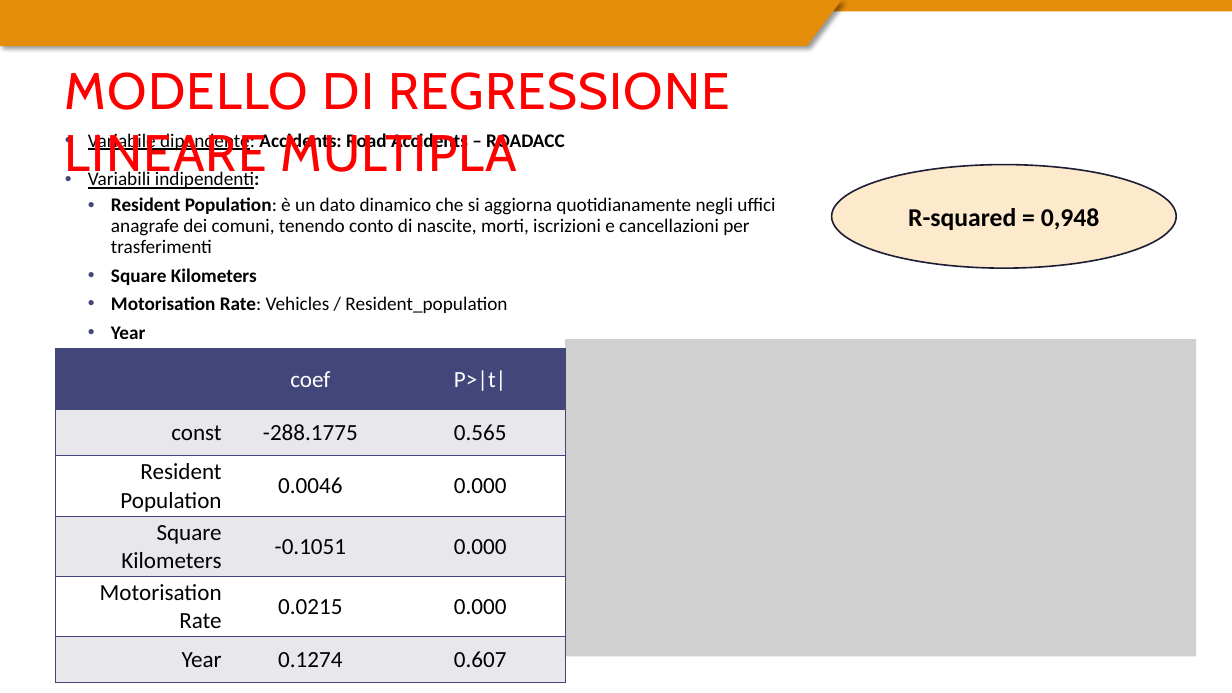
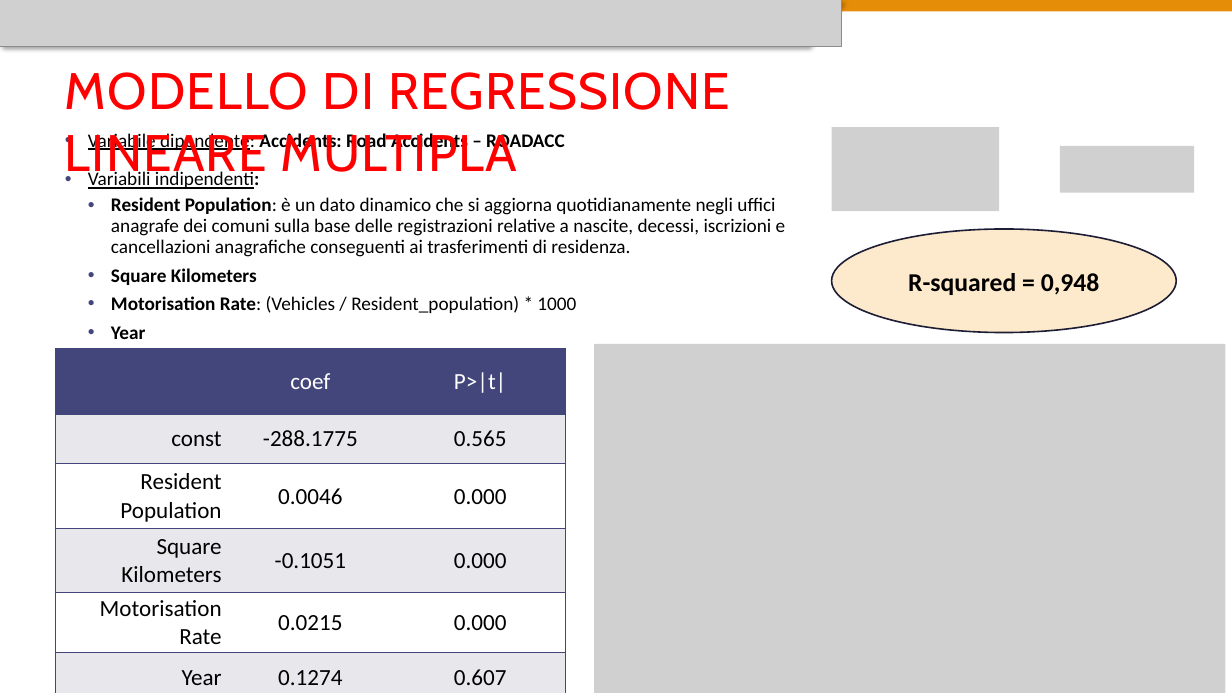
Before and after one commit to AndreaCav99/final_project_boolean, a slide deck: slide 4 of final_project_boolean.pptx. Drawn at 1232x693 pixels with LibreOffice and Linux fonts; fonts in the diff are those of the drawing; grey boxes stand for pictures. Boxes give left, top, right and bottom in pixels: in the first picture for what was removed or moved away, otherwise in the second. Text is boxed around its words. In the diff, an @@ line names an element or a change of style, - is before the commit and + after.

Commit message:
Aggiornato PowerPoint

```diff
--- a/final_project_boolean.pptx
+++ b/final_project_boolean.pptx
@@ picture added at (0,0,842,46) @@
@@ picture added at (832,128,999,212) @@
@@ picture added at (1060,146,1195,192) @@
@@ text at (111,197,786,257): text changed @@
-  • Resident Population: è un dato dinamico che si aggiorna quotidianamente negli uffici anagrafe dei comuni, tenendo conto di nascite, morti, iscrizioni e cancellazioni per trasferimenti
+  • Resident Population: è un dato dinamico che si aggiorna quotidianamente negli uffici anagrafe dei comuni sulla base delle registrazioni relative a nascite, decessi, iscrizioni e cancellazioni anagrafiche conseguenti ai trasferimenti di residenza.
@@ ellipse "R-squared = 0,948": place and size @@
-ellipse "R-squared = 0,948" at (832,165,1177,268)
+ellipse "R-squared = 0,948" at (832,229,1177,333)
@@ text at (111,296,576,313): text changed @@
-  • Motorisation Rate: Vehicles / Resident_population
+  • Motorisation Rate: (Vehicles / Resident_population) * 1000
@@ table: place and size @@
-table at (55,349,566,671)
+table at (55,349,566,691)
@@ picture: place and size @@
-picture at (566,339,1197,656)
+picture at (594,344,1226,693)
```
Also in this commit, not shown: 5 other slides changed.
